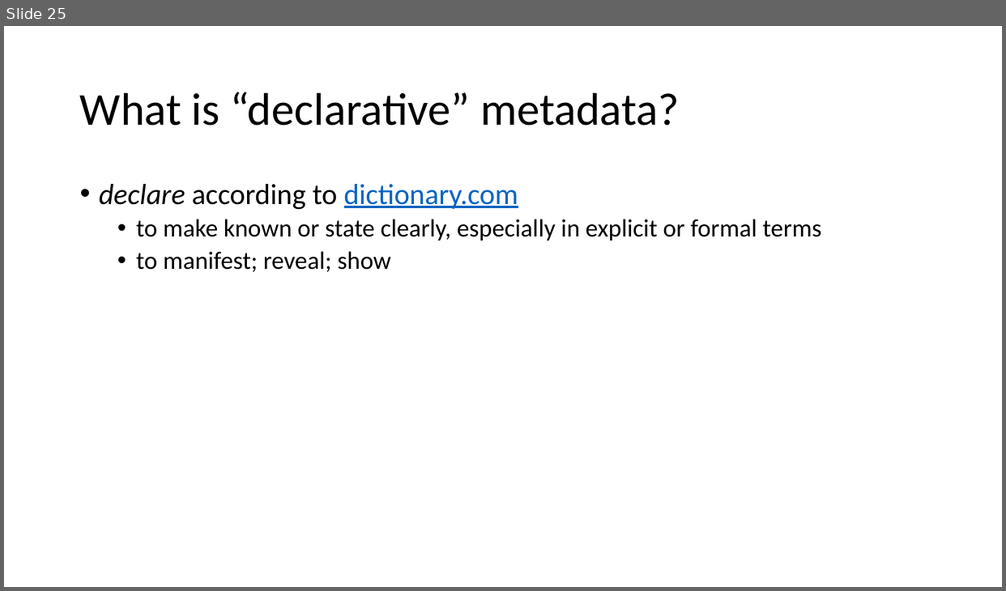
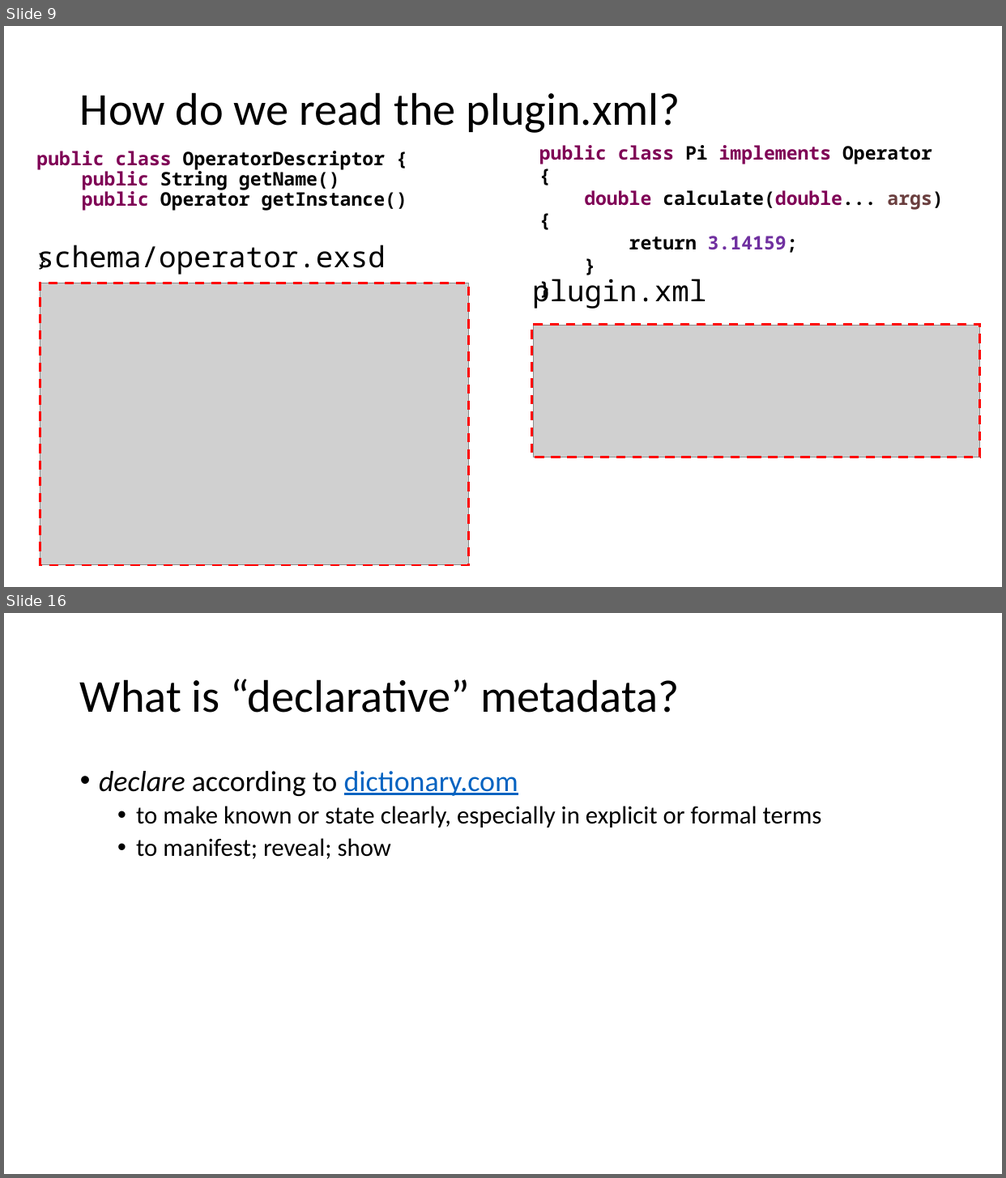
Before and after one commit to diffplug/sockets-and-plugs, a slide deck: Sockets and Plugs.pptx. Shown one above the other, each under a label of ours: slide 25 before the commit, slides 9 and 16 after it; the slides between them are not shown. The pictures are 1006x591 and 1006x1178 pixels, drawn with LibreOffice and Linux fonts; fonts in the diff are those of the drawing; grey boxes stand for pictures. Boxes give left, top, right and bottom in pixels: in the first picture for what was removed or moved away, otherwise in the second. Text is boxed around its words. In the diff, an @@ line names an element or a change of style, - is before the commit and + after.

```diff
--- a/Sockets and Plugs.pptx
+++ b/Sockets and Plugs.pptx
@@ slide 9 added at [4, 26, 1002, 587], background #FFFFFF @@
@@ title added at [80, 92, 680, 133], 44 pt, text #000000 @@
+How do we read the plugin.xml?
@@ text added at [539, 145, 943, 253], 18 pt, text #000000, bold @@
+public class Pi implements Operator {
+double calculate(double... args) {
+return 3.14159;
+}
+}
@@ text added at [36, 151, 407, 211], 18 pt, text #000000, bold @@
+public class OperatorDescriptor {
+public String getName()
+public Operator getInstance()
+}
@@ text added at [36, 245, 385, 275], 28 pt, text #000000 @@
+schema/operator.exsd
@@ picture added at [40, 283, 468, 565] @@
@@ rectangle added at [40, 283, 468, 565], outline #FF0000 2.25 pt dashed @@
@@ text added at [532, 274, 706, 309], 28 pt, text #000000 @@
+plugin.xml
@@ rectangle added at [532, 325, 980, 458], outline #FF0000 2.25 pt dashed @@
@@ picture added at [534, 326, 980, 458] @@
@@ what was slide 25 is now slide 16 @@
```
Also in this commit, not shown: 11 slides changed, 8 other slides added, 5 slides removed.
